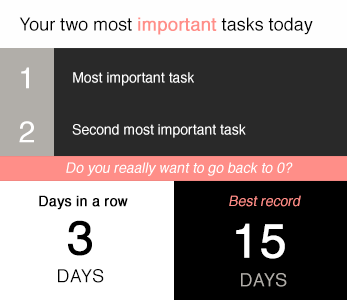
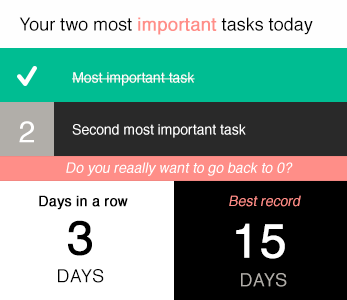
Layer changes from the first 347 x 300 image to the second:
showed group "tick" (1st of 2, in "List items" › "List item 1") (4 layers) over (0, 48, 347, 102)
